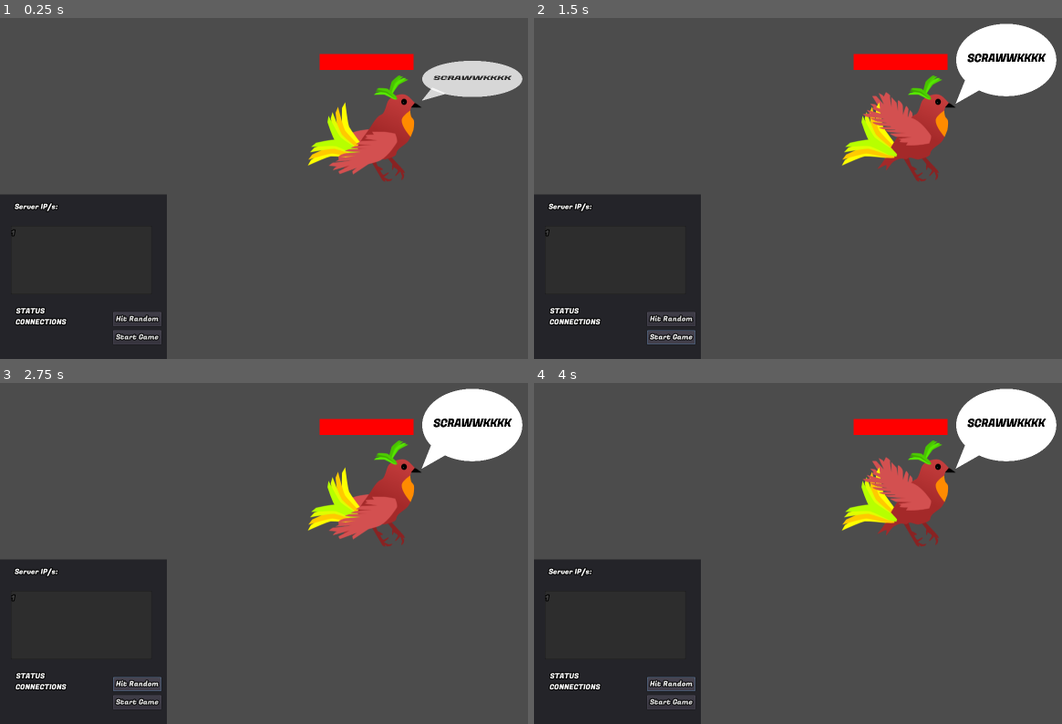
Above: before the commit, frames 1-4 (two rows, left to right).
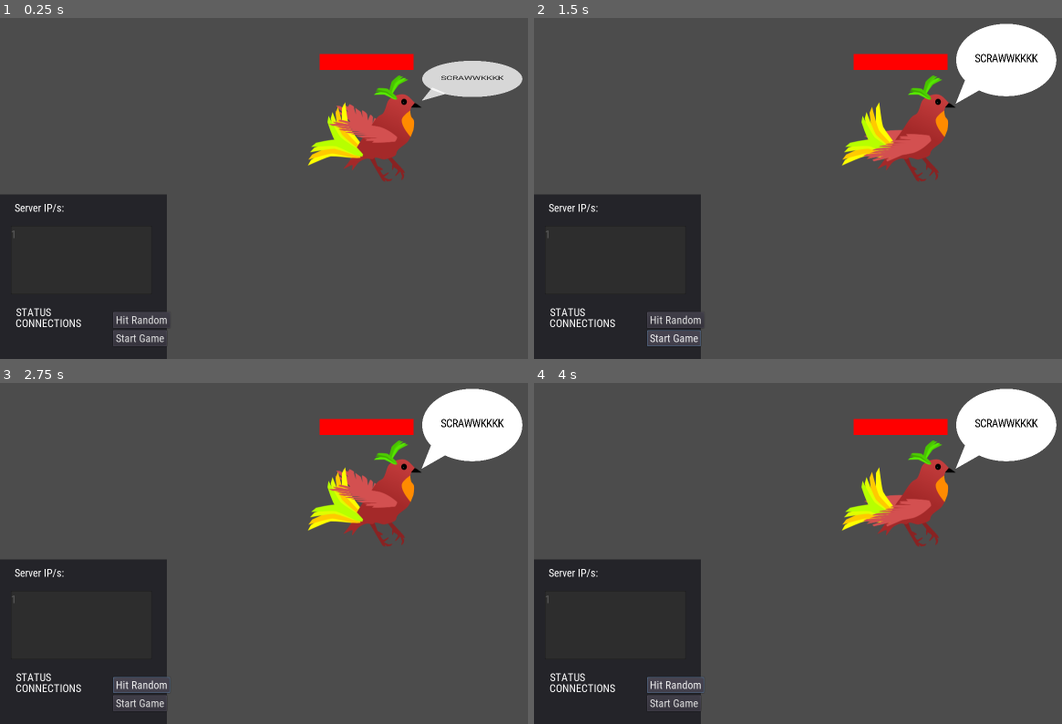
Above: after the commit, the same moments.

Repository: paralinguist/Chestral
Game: Godot game, scene res://ChestralServer.tscn
Same seed, same stepped clock (60 frames per second), same inputs: the game is played once before the commit and once after it.
Inputs:
- Up to frame 1 (0.25 s): no input
- Up to frame 2 (1.5 s): click "Start Game" at 0.5 s; click "Start Game" at 1.25 s
- Up to frame 3 (2.75 s): click "Hit Random" at 2 s
- Up to frame 4 (4 s): click "Hit Random" at 2.75 s; click "Hit Random" at 3.5 s

The runs differ from the first frame. In frame 1, 2.3% of the frame differs, in the area x 2-97%, y 16-97%; in frame 2, 2.6%; in frame 3, 2.5%; in frame 4, 2.6%, in the area x 2-98%, y 10-97%.
Error before the commit: Division By Zero in operator '/'. (res://ChestralBoss.gd:40)
Error after the commit: Division By Zero in operator '/'. (res://ChestralBoss.gd:42)

Commit message:
Note Animations v2
Redone Note animations to work better

Diff:
--- a/ChestralBoss.gd
+++ b/ChestralBoss.gd
@@ -11,6 +11,8 @@
 var tele_irritation = 200
 
 var targetting: bool = false
+
+const NOTE = preload("res://Note.tscn")
 
 var bard_scale = 1.0
 # Called when the node enters the scene tree for the first time.
@@ -149,3 +151,8 @@
     $Note/Tween.interpolate_property($Note, "modulate", Color.transparent, Color.white, 0.6, Tween.TRANS_EXPO, Tween.EASE_OUT)
     $Note/Tween.interpolate_property($Note, "modulate", Color.white, Color.transparent, 1.4, Tween.TRANS_EXPO, Tween.EASE_IN, 0.6)
     $Note/Tween.start()
+
+func get_attacked(pos):
+    var new_note = NOTE.instance()
+    add_child(new_note)
+    new_note.send_attack(pos)
--- a/ChestralBoss.tscn
+++ b/ChestralBoss.tscn
@@ -33,20 +33,20 @@
 [ext_resource path="res://sprites/Bird/BirdFly_025.png" type="Texture" id=31]
 [ext_resource path="res://sprites/Speech/Stick.png" type="Texture" id=32]
 [ext_resource path="res://sprites/Speech/Bubble.png" type="Texture" id=33]
-[ext_resource path="res://ui_assets/FugazOne-Regular.ttf" type="DynamicFontData" id=34]
+[ext_resource path="res://ui_assets/RobotoCondensed-Regular.ttf" type="DynamicFontData" id=34]
 [ext_resource path="res://sprites/Bird/shield.png" type="Texture" id=35]
 [ext_resource path="res://sprites/Attacks/badnote.png" type="Texture" id=36]
 
 [sub_resource type="SpriteFrames" id=3]
 animations = [ {
+"frames": [ ExtResource( 2 ) ],
+"loop": true,
+"name": "Idle",
+"speed": 60.0
+}, {
 "frames": [ ExtResource( 2 ), ExtResource( 3 ), ExtResource( 7 ), ExtResource( 5 ), ExtResource( 15 ), ExtResource( 4 ) …(456 unchanged characters)…
 "loop": true,
 "name": "Flap",
-"speed": 60.0
-}, {
-"frames": [ ExtResource( 2 ) ],
-"loop": true,
-"name": "Idle",
 "speed": 60.0
 } ]
 
@@ -215,7 +215,7 @@
 scale = Vector2( -1, 1 )
 frames = SubResource( 3 )
 animation = "Flap"
-frame = 29
+frame = 12
 playing = true
 
 [node name="ShieldSprite" type="Sprite" parent="Sprite"]
--- a/ChestralServer.gd
+++ b/ChestralServer.gd
@@ -155,7 +155,7 @@
         if incoming.begins_with('align|'):
             var align_value = int(incoming.right(6))
             perform_alignments(align_value, 1, id)
-            clients[get_adjacent(id)].send_attack($ChestralBoss.global_position)
+            $ChestralBoss.get_attacked(clients[get_adjacent(id)].global_position)
         elif incoming.begins_with('aligm|'):
             var align_value = incoming.right(6)
             align_value = align_value.split('x')
@@ -163,7 +163,10 @@
                 var align_mag = int(align_value[0])
                 var times = int(align_value[1])
                 perform_alignments(align_mag,times,id)
-                clients[get_adjacent(id)].send_attack($ChestralBoss.global_position)
+                for i in times:
+                    clients[get_adjacent(id)].send_attack($ChestralBoss.global_position)
+                    for j in range(6):
+                        yield(get_tree(), "idle_frame")
             else:
                 $CanvasLayer/Panel/LabelStatus.text = 'Incorrect align multi command'
             #Should animate music notes here - from player to boss
--- a/ChestralServer.tscn
+++ b/ChestralServer.tscn
@@ -2,11 +2,10 @@
 
 [ext_resource path="res://ChestralServer.gd" type="Script" id=1]
 [ext_resource path="res://ChestralBoss.tscn" type="PackedScene" id=2]
-[ext_resource path="res://ui_assets/FugazOne-Regular.ttf" type="DynamicFontData" id=3]
+[ext_resource path="res://ui_assets/RobotoCondensed-Regular.ttf" type="DynamicFontData" id=3]
 
 [sub_resource type="DynamicFont" id=1]
-outline_size = 2
-outline_color = Color( 0, 0, 0, 1 )
+size = 24
 font_data = ExtResource( 3 )
 
 [sub_resource type="Theme" id=2]
--- a/Musician.gd
+++ b/Musician.gd
@@ -201,11 +201,3 @@
     $UI/Label.text = new_name
     talk("Hi I am " + playername + " now")
     name = new_name
-
-func send_attack(pos):
-    $Note/Tween.interpolate_property($Note, "position", Vector2.ZERO, to_local(pos), 2, Tween.TRANS_LINEAR)
-    $Note/Tween.interpolate_property($Note, "scale", Vector2(0.6, 0.6), Vector2(1.4, 1.4), 1, Tween.TRANS_SINE, Tween.EASE_IN)
-    $Note/Tween.interpolate_property($Note, "scale", Vector2(1.4, 1.4), Vector2(0.6, 0.6), 1, Tween.TRANS_SINE, Tween.EASE_OUT, 1)
-    $Note/Tween.interpolate_property($Note, "modulate", Color.transparent, Color.white, 0.6, Tween.TRANS_EXPO, Tween.EASE_OUT)
-    $Note/Tween.interpolate_property($Note, "modulate", Color.white, Color.transparent, 1.4, Tween.TRANS_EXPO, Tween.EASE_IN, 0.6)
-    $Note/Tween.start()
--- a/Musician.tscn
+++ b/Musician.tscn
@@ -4,14 +4,14 @@
 [ext_resource path="res://sprites/Instruments/violin.png" type="Texture" id=2]
 [ext_resource path="res://sprites/Speech/Stick.png" type="Texture" id=3]
 [ext_resource path="res://sprites/Speech/Bubble.png" type="Texture" id=4]
-[ext_resource path="res://ui_assets/FugazOne-Regular.ttf" type="DynamicFontData" id=5]
+[ext_resource path="res://ui_assets/RobotoCondensed-Regular.ttf" type="DynamicFontData" id=5]
 [ext_resource path="res://Speech.gd" type="Script" id=6]
-[ext_resource path="res://sprites/Attacks/goodnotes.png" type="Texture" id=7]
+[ext_resource path="res://ui_assets/RobotoCondensed-Light.ttf" type="DynamicFontData" id=7]
 
 [sub_resource type="DynamicFont" id=12]
 outline_size = 2
 outline_color = Color( 0, 0, 0, 1 )
-font_data = ExtResource( 5 )
+font_data = ExtResource( 7 )
 
 [sub_resource type="Theme" id=13]
 default_font = SubResource( 12 )
@@ -95,15 +95,6 @@
 scale = Vector2( 0.5, 0.5 )
 texture = ExtResource( 2 )
 
-[node name="Note" type="Sprite" parent="Sprite"]
-modulate = Color( 1, 1, 1, 0 )
-scale = Vector2( 1.2, 1.2 )
-texture = ExtResource( 7 )
-
-[node name="Tween" type="Tween" parent="Sprite/Note"]
-playback_speed = 2.5
-playback/speed = 2.5
-
 [node name="UI" type="VBoxContainer" parent="."]
 anchor_left = 0.5
 anchor_right = 0.5
@@ -235,7 +226,7 @@
 [node name="Label" type="Label" parent="UI"]
 margin_top = 72.0
 margin_right = 308.0
-margin_bottom = 96.0
+margin_bottom = 91.0
 text = "Muso"
 align = 1
 __meta__ = {
--- /dev/null
+++ b/Note.gd
@@ -0,0 +1,20 @@
+extends Sprite
+
+
+# Declare member variables here. Examples:
+# var a = 2
+# var b = "text"
+
+
+# Called when the node enters the scene tree for the first time.
+func send_attack(pos):
+    $Tween.interpolate_property(self, "position", to_local(pos), Vector2.ZERO, 2, Tween.TRANS_LINEAR)
+    $Tween.interpolate_property(self, "scale", Vector2(0.6, 0.6), Vector2(1.4, 1.4), 1, Tween.TRANS_SINE, Tween.EASE_IN)
+    $Tween.interpolate_property(self, "scale", Vector2(1.4, 1.4), Vector2(0.6, 0.6), 1, Tween.TRANS_SINE, Tween.EASE_OUT, 1)
+    $Tween.interpolate_property(self, "modulate", Color.transparent, Color.white, 0.6, Tween.TRANS_EXPO, Tween.EASE_OUT)
+    $Tween.interpolate_property(self, "modulate", Color.white, Color.transparent, 1.4, Tween.TRANS_EXPO, Tween.EASE_IN, 0.6)
+    $Tween.start()
+
+
+func _on_Tween_tween_all_completed():
+    queue_free()
--- /dev/null
+++ b/Note.tscn
@@ -0,0 +1,16 @@
+[gd_scene load_steps=3 format=2]
+
+[ext_resource path="res://sprites/Attacks/goodnotes.png" type="Texture" id=1]
+[ext_resource path="res://Note.gd" type="Script" id=2]
+
+[node name="Note" type="Sprite"]
+modulate = Color( 1, 1, 1, 0 )
+scale = Vector2( 1.2, 1.2 )
+texture = ExtResource( 1 )
+script = ExtResource( 2 )
+
+[node name="Tween" type="Tween" parent="."]
+playback_speed = 2.5
+playback/speed = 2.5
+
+[connection signal="tween_all_completed" from="Tween" to="." method="_on_Tween_tween_all_completed"]
Not shown, added: Client/Godot Client/export_presets.cfg
Binary file removed: ui_assets/FugazOne-Regular.ttf
Binary file added: ui_assets/RobotoCondensed-Regular.ttf
